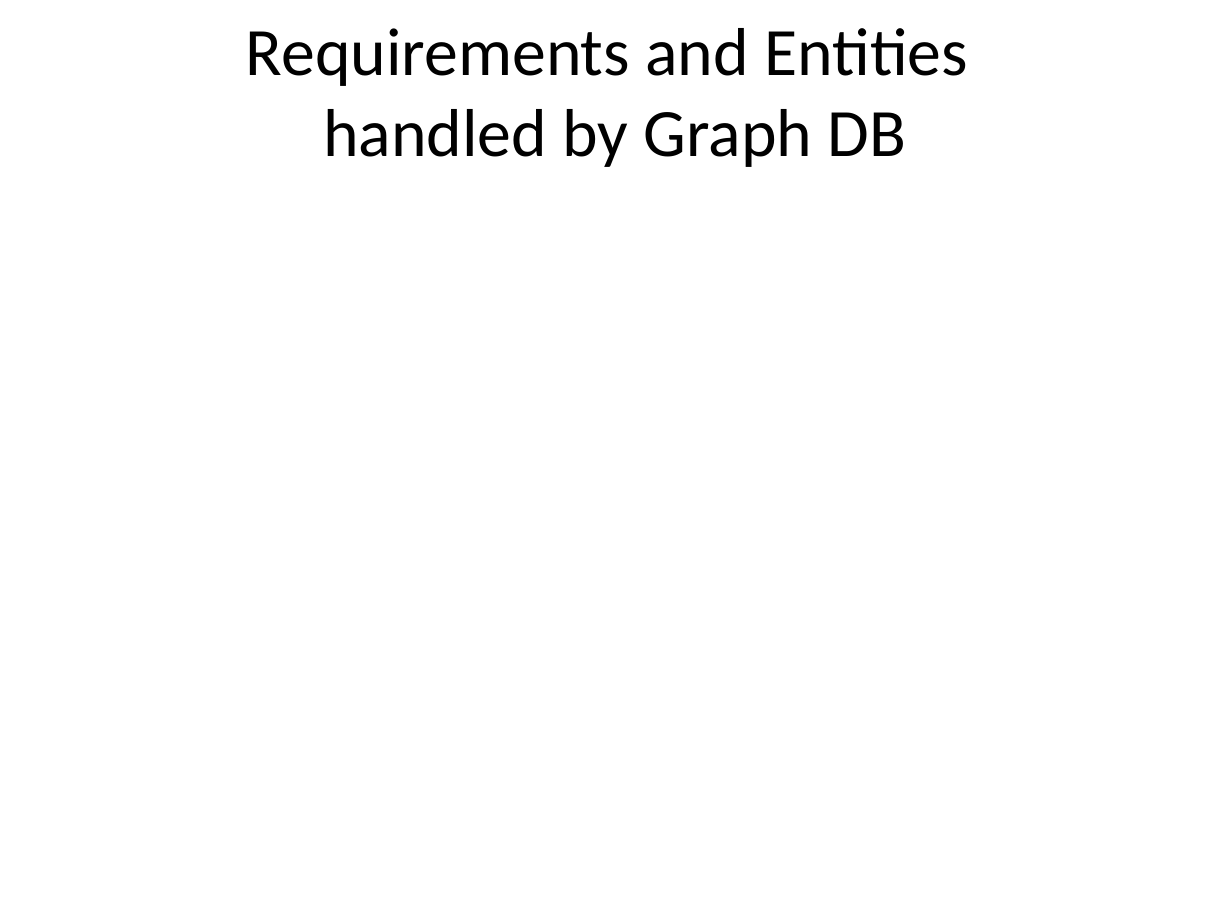
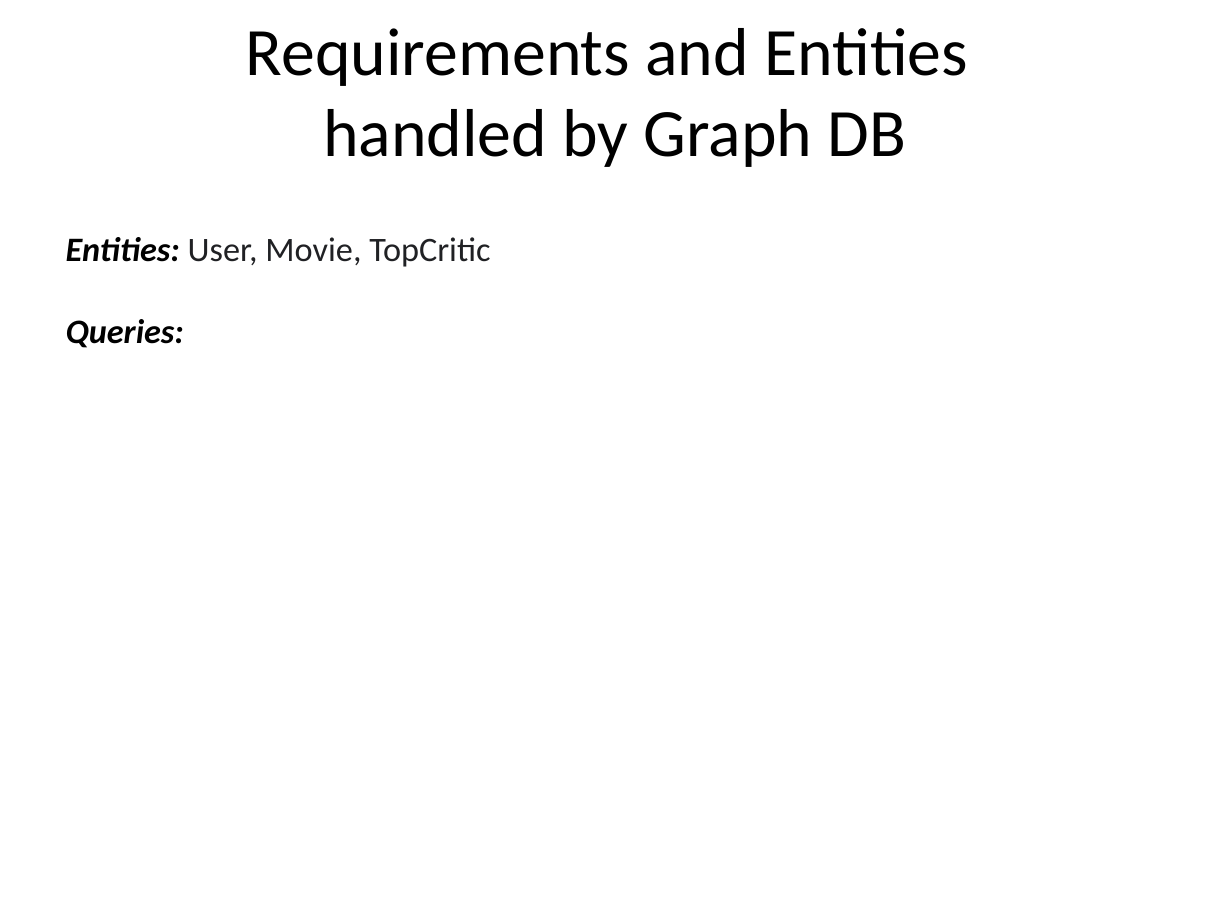
Before and after one commit to glmquint/RottenMovies, a slide deck: slide 7 of Presentazione.pptx. Drawn at 1232x924 pixels with LibreOffice and Linux fonts; fonts in the diff are those of the drawing; background and template pictures are left out. Boxes give left, top, right and bottom in pixels: in the first picture for what was removed or moved away, otherwise in the second. Text is boxed around its words. In the diff, an @@ line names an element or a change of style, - is before the commit and + after.

```diff
--- a/Presentazione.pptx
+++ b/Presentazione.pptx
@@ text added at (66, 237, 490, 348), 20 pt, text #202124 @@
+Entities: User, Movie, TopCritic
+Queries:
```
Also in this commit, not shown: 4 other slides changed, 2 other files.
